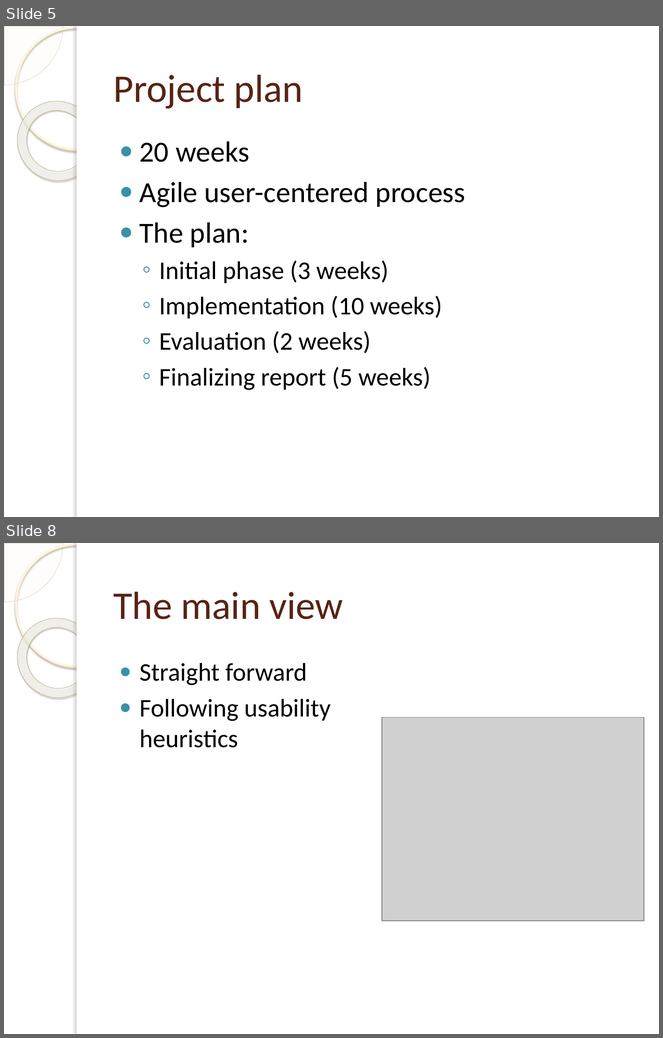
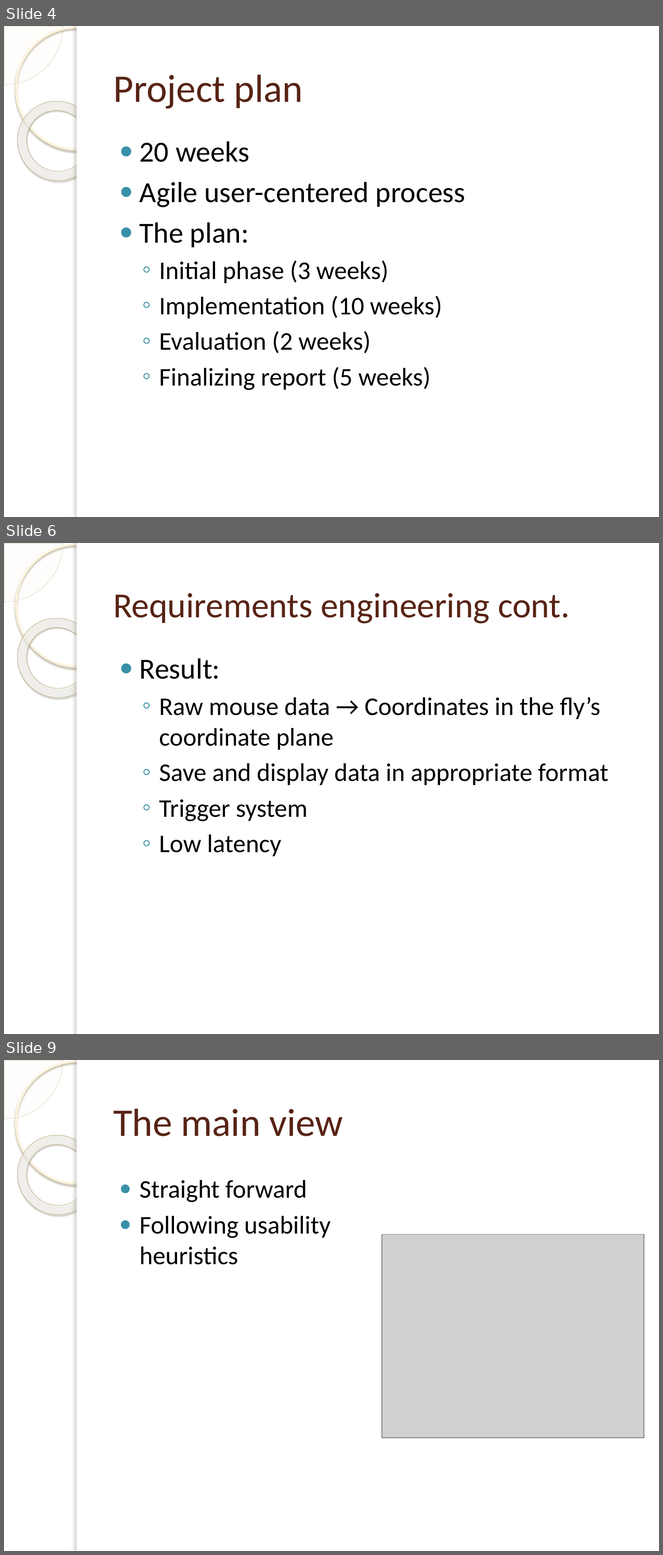
Before and after one commit to jakelamotta/master_thesis, a slide deck: presentations/presentation_1.pptx. Shown one above the other, each under a label of ours: slides 5 and 8 before the commit, slides 4, 6 and 9 after it; the slides between them are not shown. The pictures are 663x1038 and 663x1555 pixels, drawn with LibreOffice and Linux fonts; fonts in the diff are those of the drawing; grey boxes stand for pictures; background and template pictures are left out. Boxes give left, top, right and bottom in pixels: in the first picture for what was removed or moved away, otherwise in the second. Text is boxed around its words. In the diff, an @@ line names an element or a change of style, - is before the commit and + after.

```diff
--- a/presentations/presentation_1.pptx
+++ b/presentations/presentation_1.pptx
@@ slide 6 added at box(4, 543, 659, 1034), background picture (left out); not listed: 5 template elements that a slide beside it also shows @@
@@ title added at box(113, 593, 570, 624), 38.7 pt, text #572314 @@
+Requirements engineering cont.
@@ text added at box(140, 658, 608, 857), 28 pt, text #000000 @@
+● Result:
+  ◦ Raw mouse data → Coordinates in the fly’s coordinate plane
+  ◦ Save and display data in appropriate format
+  ◦ Trigger system
+  ◦ Low latency
@@ what was slide 5 is now slide 4 @@
@@ what was slide 8 is now slide 9 @@
```
Also in this commit, not shown: 5 slides changed, 1 other slide added, 1 slide removed.
